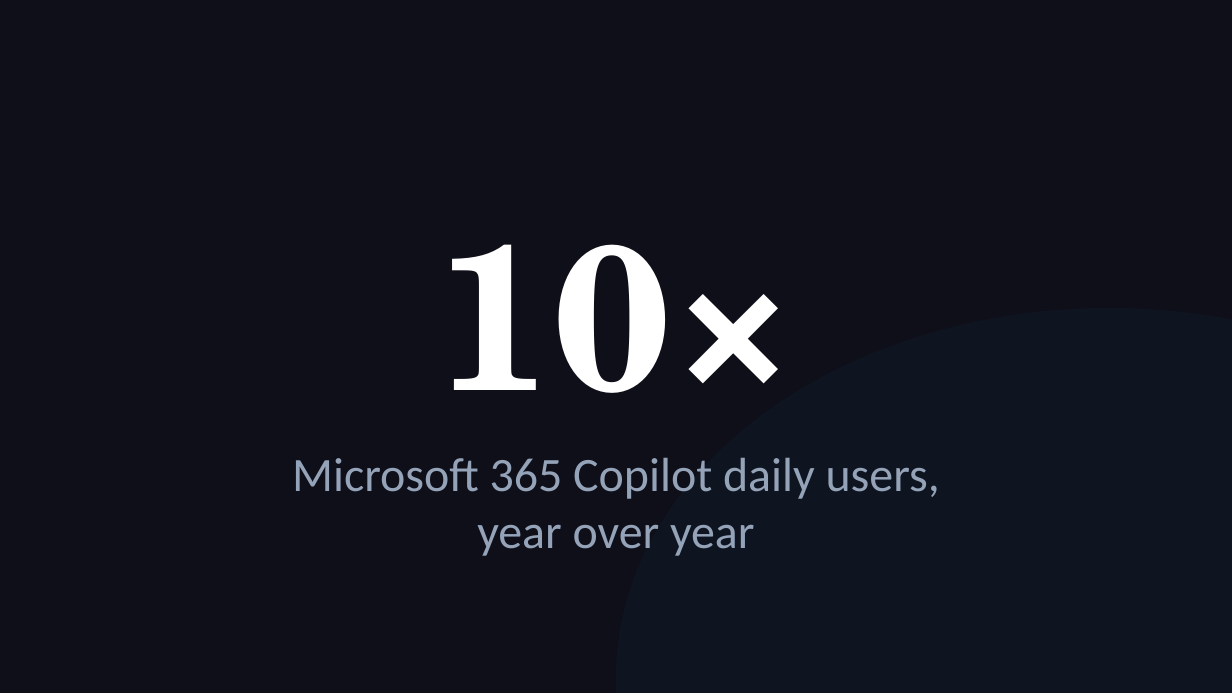
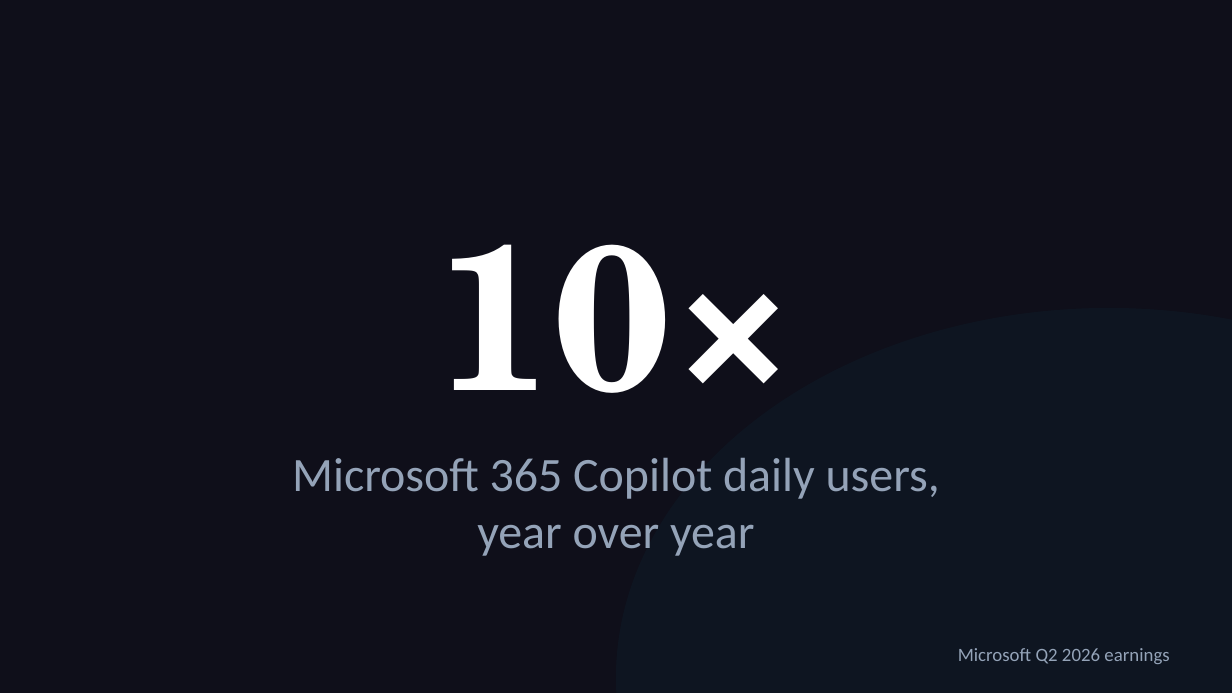
Before and after one commit to michaelengland/ai-best-practices, a slide deck: slide 21 of Getting-Agents-to-Give-Up-Their-Secrets.pptx. Drawn at 1232x693 pixels with LibreOffice and Linux fonts; fonts in the diff are those of the drawing. Boxes give left, top, right and bottom in pixels: in the first picture for what was removed or moved away, otherwise in the second. Text is boxed around its words. In the diff, an @@ line names an element or a change of style, - is before the commit and + after.

```diff
--- a/Getting-Agents-to-Give-Up-Their-Secrets.pptx
+++ b/Getting-Agents-to-Give-Up-Their-Secrets.pptx
@@ text added at <box>958,648,1169,664</box>, 11 pt, text #94A3B8 @@
+Microsoft Q2 2026 earnings
```
Also in this commit, not shown: 6 other slides changed, 3 slides removed, 1 other file.
